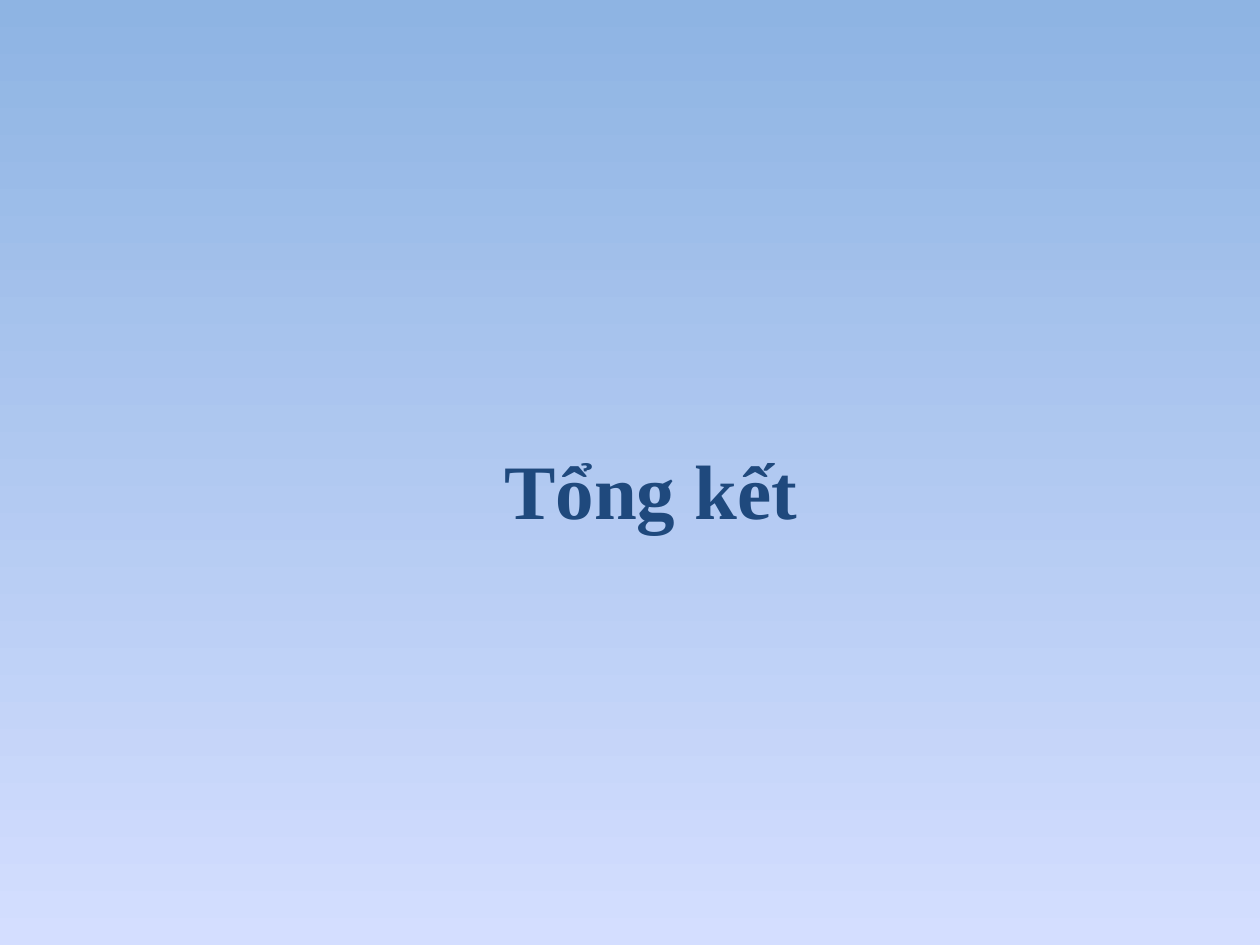
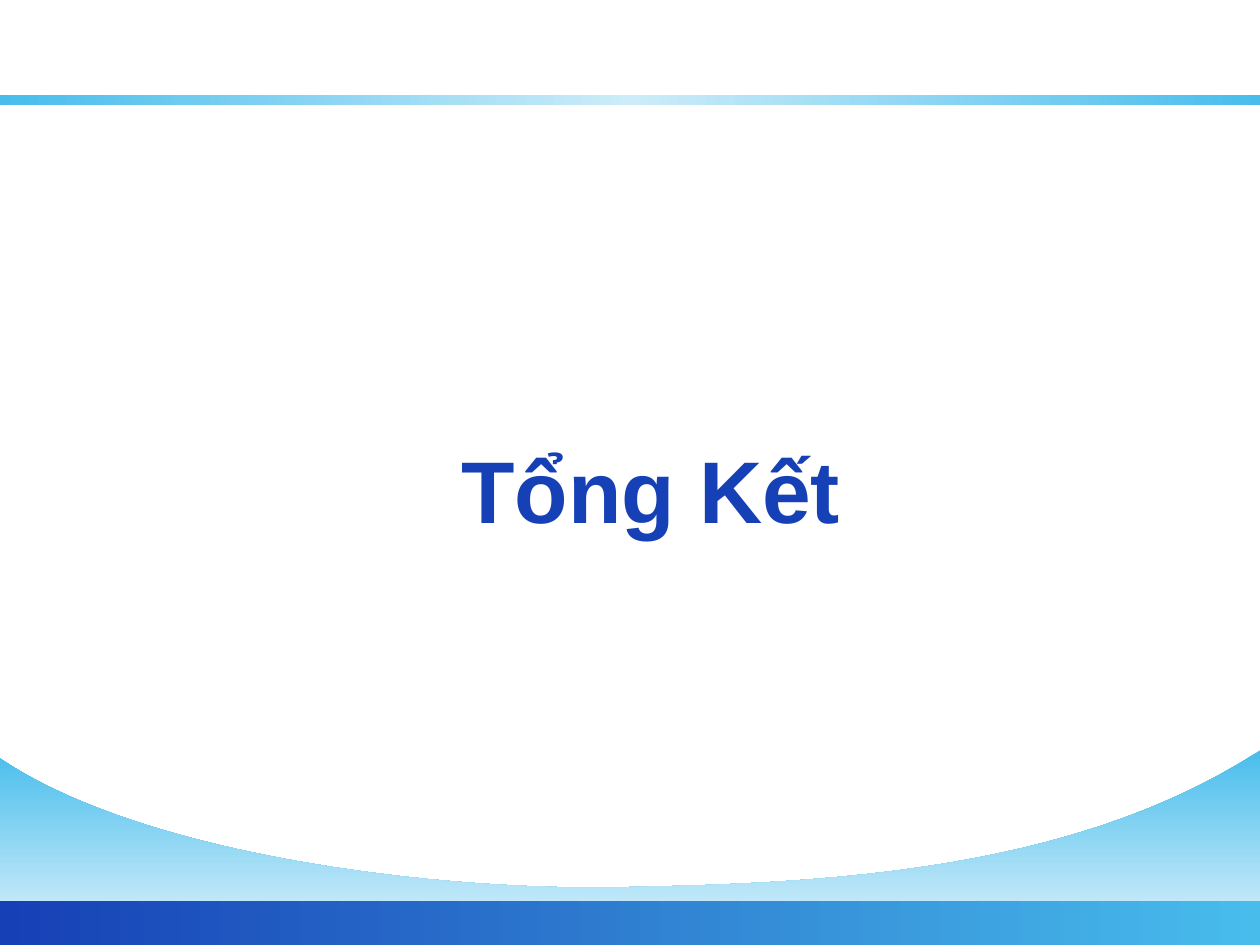
Before and after one commit to golf2109/zigbee-in-supermaket, a slide deck: slide 22 of docs/Report/Queue-Busting.pptx (slide 21 before the commit). Drawn at 1260x945 pixels with LibreOffice and Linux fonts; fonts in the diff are those of the drawing; background and template pictures are left out. Boxes give left, top, right and bottom in pixels: in the first picture for what was removed or moved away, otherwise in the second. Text is boxed around its words. In the diff, an @@ line names an element or a change of style, - is before the commit and + after.

```diff
--- a/docs/Report/Queue-Busting.pptx
+++ b/docs/Report/Queue-Busting.pptx
@@ background gradient #8EB4E3 to #D4DEFF to #96AB94 to #FFFFFF @@
@@ rectangle added at (x1=0, y1=96, x2=1260, y2=106), fill gradient #48BDEC to #E0EFFA @@
@@ title at (x1=461, y1=453, x2=840, y2=539): text changed; size 44 to 50 pt; font Times New Roman to Arial; text colour #1F497D to #1640B6 @@
-Tổng kết
+Tổng Kết
@@ freeform shape added at (x1=0, y1=750, x2=1260, y2=945), fill gradient #48BDEC to #EEF6FC @@
@@ rectangle added at (x1=0, y1=901, x2=1260, y2=945), fill gradient #1640B6 to #48BDEC @@
```
Also in this commit, not shown: 18 other slides changed, 16 slides added, 18 slides removed.
